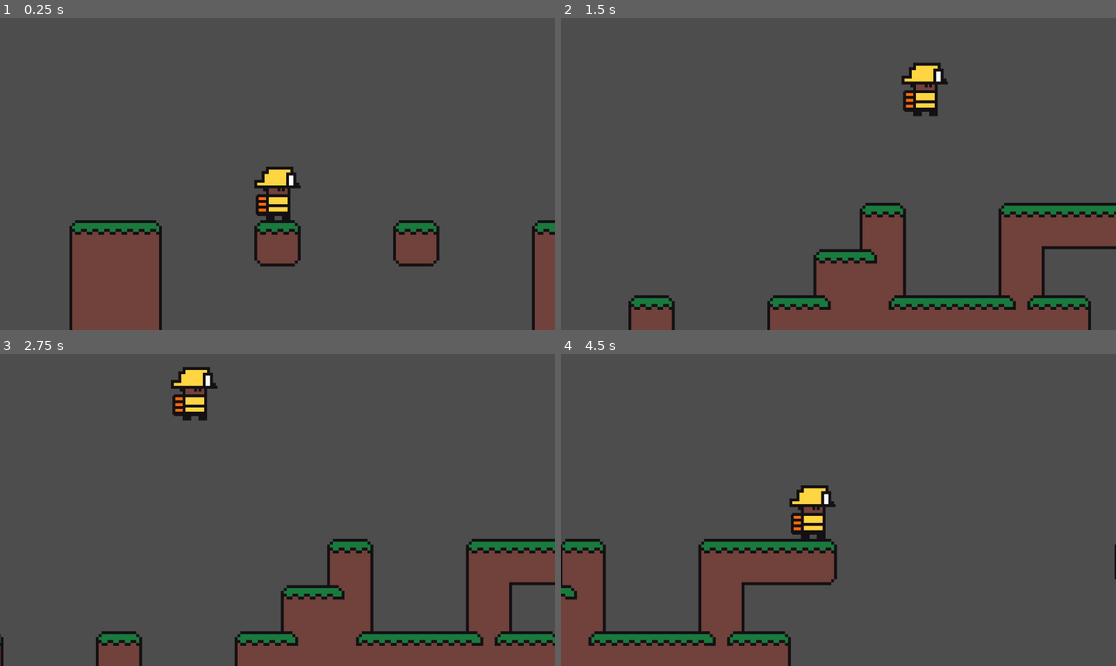
Above: before the commit, frames 1-4 (two rows, left to right).
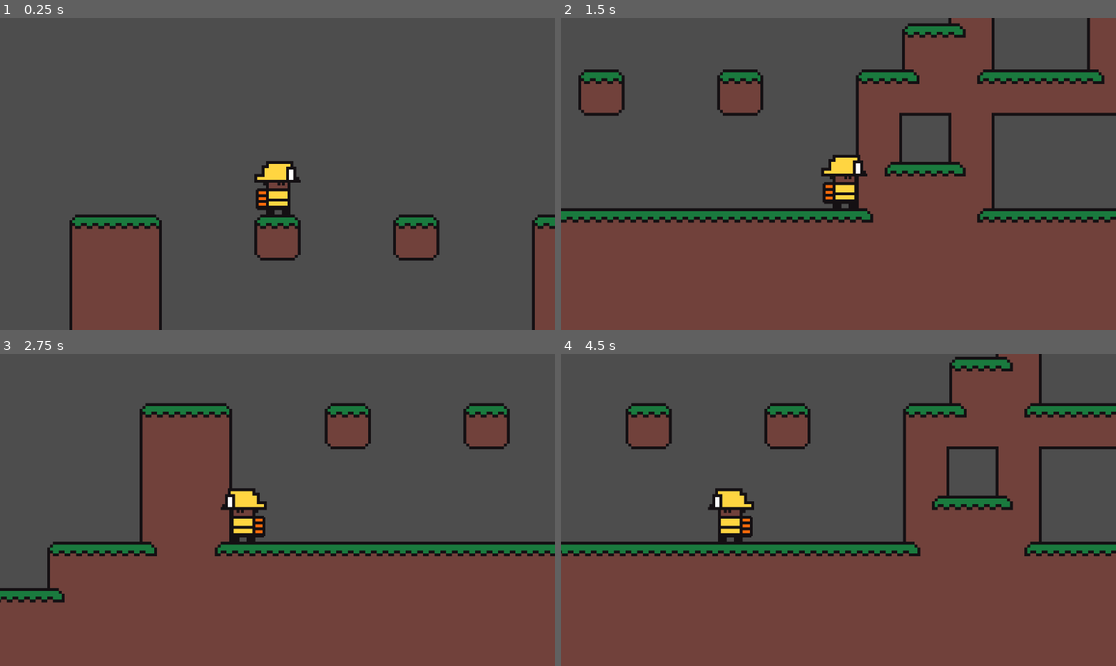
Above: after the commit, the same moments.

Repository: noah-eben/Nature-Rescue-Game
Game: Godot game, scene res://scenes/level_zero.tscn
The game is run twice, just before and just after one commit, with the same random seed, the same clock (stepped at 60 frames per second) and the same inputs.
Inputs (mouse positions are in pixels of both pictures, inside the frame that each line leads up to):
- Up to frame 1 (0.25 s): no input
- Up to frame 2 (1.5 s): tap Enter (ui_accept) at 0.5, 0.6, 0.77, 1.07, 1.35 s; move the mouse to (960, 158) at 0.52 s; hold Right (ui_right) from 0.53 s (still down); move the mouse to (727, 189) at 1.27 s
- Up to frame 3 (2.75 s): tap Enter (ui_accept) at 1.52, 1.82, 2.1 s; move the mouse to (333, 441) at 2.02 s; release Right (ui_right) at 2.03 s; hold Left (ui_left) from 2.03 s (still down)
- Up to frame 4 (4.5 s): move the mouse to (810, 572) at 2.77 s; release Left (ui_left) at 2.78 s; hold Right (ui_right) 2.78-4.28 s; tap Enter (ui_accept) at 2.85, 3.02, 3.32, 3.6, 3.77, 4.07, 4.35 s; move the mouse to (1005, 556) at 3.52 s; move the mouse to (672, 463) at 4.27 s; hold Left (ui_left) from 4.28 s (still down)

The runs differ from the first frame. In frame 1, 3.0% of the frame differs, in the area x 12-100%, y 45-80%; in frame 2, 49%; in frame 3, 40%; in frame 4, 50%, in the area x 0-100%, y 0-100%.

Commit message:
Mapped movements to key inputs in project

Diff:
--- a/project.godot
+++ b/project.godot
@@ -15,6 +15,28 @@
 config/features=PackedStringArray("4.4", "GL Compatibility")
 config/icon="res://icon.svg"
 
+[input]
+
+right={
+"deadzone": 0.2,
+"events": [Object(InputEventKey,"resource_local_to_scene":false,"resource_name":"","device":-1,"window_id":0,"alt_pressed":false,"shift_pressed":false,"ctrl_pressed":false,"meta_pressed":false,"pressed":false,"keycode":0,"physical_keycode":4194321,"key_label":0,"unicode":0,"location":0,"echo":false,"script":null)
+, Object(InputEventKey,"resource_local_to_scene":false,"resource_name":"","device":-1,"window_id":0,"alt_pressed":false,"shift_pressed":false,"ctrl_pressed":false,"meta_pressed":false,"pressed":false,"keycode":0,"physical_keycode":68,"key_label":0,"unicode":100,"location":0,"echo":false,"script":null)
+]
+}
+left={
+"deadzone": 0.2,
+"events": [Object(InputEventKey,"resource_local_to_scene":false,"resource_name":"","device":-1,"window_id":0,"alt_pressed":false,"shift_pressed":false,"ctrl_pressed":false,"meta_pressed":false,"pressed":false,"keycode":0,"physical_keycode":65,"key_label":0,"unicode":97,"location":0,"echo":false,"script":null)
+, Object(InputEventKey,"resource_local_to_scene":false,"resource_name":"","device":-1,"window_id":0,"alt_pressed":false,"shift_pressed":false,"ctrl_pressed":false,"meta_pressed":false,"pressed":false,"keycode":0,"physical_keycode":4194319,"key_label":0,"unicode":0,"location":0,"echo":false,"script":null)
+]
+}
+up={
+"deadzone": 0.2,
+"events": [Object(InputEventKey,"resource_local_to_scene":false,"resource_name":"","device":-1,"window_id":0,"alt_pressed":false,"shift_pressed":false,"ctrl_pressed":false,"meta_pressed":false,"pressed":false,"keycode":0,"physical_keycode":4194320,"key_label":0,"unicode":0,"location":0,"echo":false,"script":null)
+, Object(InputEventKey,"resource_local_to_scene":false,"resource_name":"","device":-1,"window_id":0,"alt_pressed":false,"shift_pressed":false,"ctrl_pressed":false,"meta_pressed":false,"pressed":false,"keycode":0,"physical_keycode":32,"key_label":0,"unicode":32,"location":0,"echo":false,"script":null)
+, Object(InputEventKey,"resource_local_to_scene":false,"resource_name":"","device":-1,"window_id":0,"alt_pressed":false,"shift_pressed":false,"ctrl_pressed":false,"meta_pressed":false,"pressed":false,"keycode":0,"physical_keycode":87,"key_label":0,"unicode":119,"location":0,"echo":false,"script":null)
+]
+}
+
 [rendering]
 
 textures/canvas_textures/default_texture_filter=0
--- a/scripts/firefighter.gd
+++ b/scripts/firefighter.gd
@@ -1,25 +1,56 @@
 extends CharacterBody2D
 
+var UP = Vector2(0, -1)
+var GRAVITY : float = 6500
+var MAXFALLSPEED : float = 750
+var MAXSPEED : float = 620
+var JUMPFORCE : float = 1900
+var ACCEL : float = 80
 
-const SPEED = 300.0
-const JUMP_VELOCITY = -600.0
+var motion = Vector2()
+
+var facing_right = true
+
+func _ready():
+	pass
 
 
-func _physics_process(delta: float) -> void:
-	# Add the gravity.
-	if not is_on_floor():
-		velocity += get_gravity() * delta
+func _physics_process(delta):
+	motion.y += GRAVITY * delta
+	if motion.y > MAXFALLSPEED:
+		motion.y = MAXFALLSPEED
 
-	# Handle jump.
-	if Input.is_action_just_pressed("ui_accept") and is_on_floor():
-		velocity.y = JUMP_VELOCITY
+	if facing_right == true:
+		$Sprite2D.scale.x = 1
+	else:
+		$Sprite2D.scale.x = -1
 
-	# Get the input direction and handle the movement/deceleration.
-	# As good practice, you should replace UI actions with custom gameplay actions.
-	var direction := Input.get_axis("ui_left", "ui_right")
-	if direction:
-		velocity.x = direction * SPEED
+	motion.x = clamp(motion.x, -MAXSPEED, MAXSPEED)
+
+	if Input.is_action_pressed("right"):
+		motion.x = lerp(motion.x, MAXSPEED, 0.45)
+		facing_right = true
+		#$AnimationPlayer.play("walk")
+	elif Input.is_action_pressed("left"):
+		motion.x = lerp(motion.x, -MAXSPEED, 0.45)
+		facing_right = false
+		#$AnimationPlayer.play("walk")
 	else:
-		velocity.x = move_toward(velocity.x, 0, SPEED)
+		motion.x = lerp(motion.x, 0.0,0.75)
+		#$AnimationPlayer.play("Idle")
 
+	if is_on_floor():
+		if Input.is_action_pressed("up"):
+			motion.y = lerp(motion.y, -JUMPFORCE, 0.7)
+
+	#if !is_on_floor():
+		#if motion.y < 0 :
+			#$AnimationPlayer.play("jump")
+		#elif motion.y > 0:
+			#$AnimationPlayer.play("fall")
+
+
+	set_velocity(motion)
+	set_up_direction(UP)
 	move_and_slide()
+	motion = velocity
